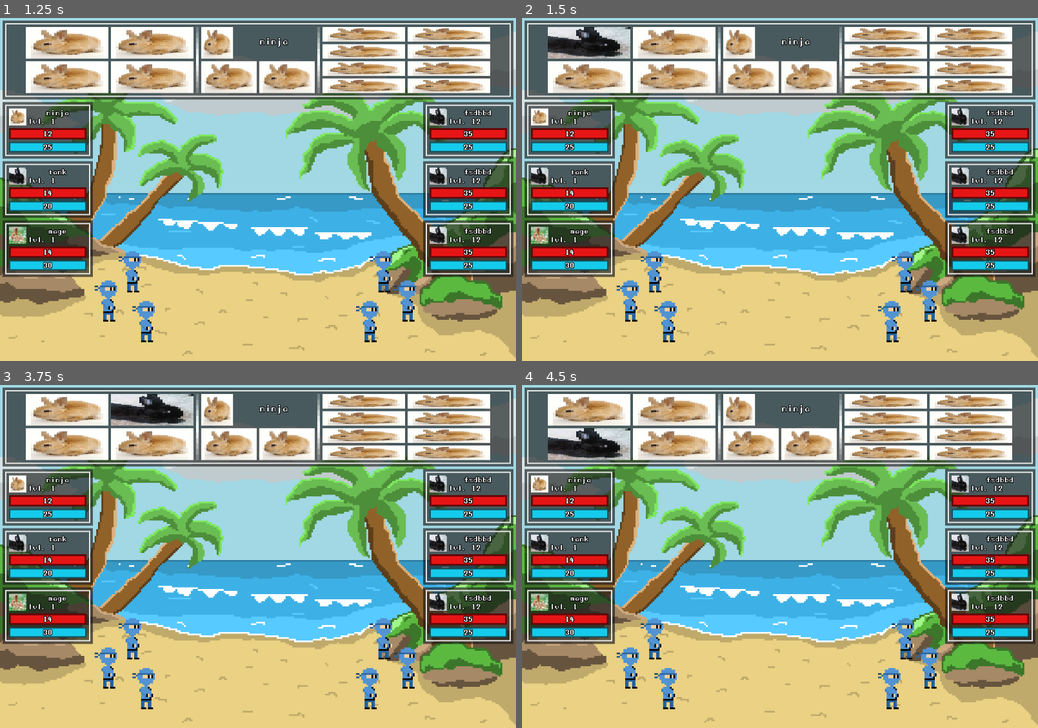
Above: before the commit, frames 1-4 (two rows, left to right).
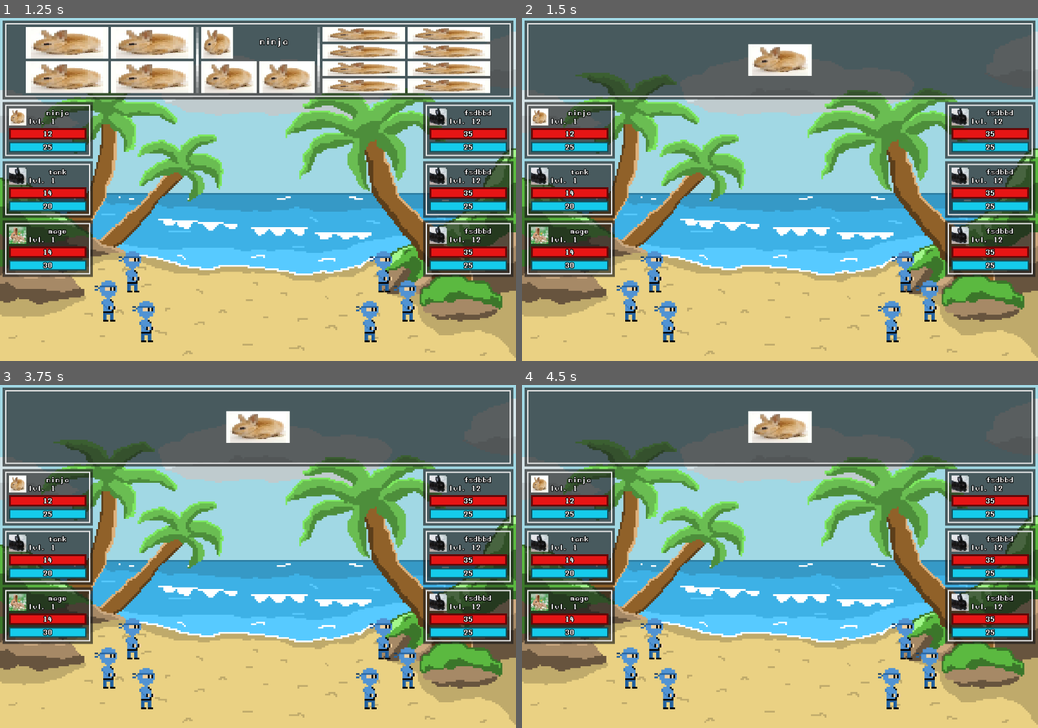
Above: after the commit, the same moments.

Repository: qwerty4u6/group-game
Game: Godot game, scene res://scenes/main.tscn
Same seed, same stepped clock (60 frames per second), same inputs: the game is played once before the commit and once after it.
Inputs (mouse positions are in pixels of both pictures, inside the frame that each line leads up to):
- Up to frame 1 (1.25 s): tap Enter (ui_accept) at 0.5, 0.6, 0.77, 1.07 s; move the mouse to (371, 172) at 0.52 s; hold D (move_right) from 0.53 s (still down); click (371, 172) at 0.67 s
- Up to frame 2 (1.5 s): release D (move_right) at 1.25 s; click (589, 42) at 1.27 s
- Up to frame 3 (3.75 s): click (258, 426) at 2.02 s; click (67, 409) at 2.77 s; click (154, 409) at 3.52 s
- Up to frame 4 (4.5 s): click (589, 443) at 4.27 s

Frame 1 is identical in both runs. In frame 2, 15% of the frame differs, in the area x 5-95%, y 2-22%; in frame 3, 15%; in frame 4, 15%.

Commit message:
worked more on Butto ns

Diff:
--- a/scenes/action_box.gd
+++ b/scenes/action_box.gd
@@ -3,6 +3,7 @@
 @onready var battle = get_parent()
 @onready var text_box = get_node("MarginContainer/TextBox")
 @onready var action_box = get_node("MarginContainer/ActionBox")
+@onready var back_box = get_node("MarginContainer/BackBox")
 @onready var empty_box = get_node("MarginContainer/EmptyBox")
 @onready var text_box_label = text_box.get_node("MarginContainer/Label")
 
@@ -15,35 +16,47 @@
 			text_box.hide()
 			action_box.show()
 			emit_signal("textbox_closed")
+			text_box_label.visible_characters = 0
 
 func to_textbox():
 	text_box.show()
 	action_box.hide()
+	back_box.hide()
 	empty_box.hide()
 
 func to_action_box(character = null):
 	text_box.hide()
 	action_box.show()
+	back_box.hide()
 	empty_box.hide()
 
 	if character != null:
 		action_box.get_node("MarginContainer/MainContainer/MiscContainer/NameLabel").text = character.name_text
 		action_box.get_node("MarginContainer/MainContainer/MiscContainer/TextureRect").texture = character.texture
 
+func to_back_box():
+	text_box.hide()
+	action_box.hide()
+	back_box.show()
+	empty_box.hide()
+
 func to_empty_box():
 	text_box.hide()
 	action_box.hide()
+	back_box.hide()
 	empty_box.show()
 
 func show_text(text):
 	to_textbox()
 	text_box.get_node("NextLabel").hide()
 
+	text_box_label.get_node("Timer").set_paused(false)
 	text_box_label.visible_characters = 0
 	text_box_label.get_node("Timer").start()
 	text_box_label.text = text
 
 	await text_done_displaying
+	text_box_label.get_node("Timer").set_paused(true)
 	text_box.get_node("NextLabel").show()
 	$AnimationPlayer.play("next arrow")
 
@@ -52,5 +65,21 @@
 	if text_box_label.visible_characters == text_box_label.text.length() + 1:
 		emit_signal("text_done_displaying")
 
-func _on__pressed():
-	print(battle)
+func _on_skill_1_pressed():
+	do_skill(1)
+
+func _on_skill_2_pressed():
+	do_skill(2)
+
+func _on_skill_3_pressed():
+	do_skill(3)
+
+func _on_skill_4_pressed():
+	do_skill(4)
+
+func _on_back_pressed():
+	to_action_box()
+
+func do_skill(i):
+	to_back_box()
+	print(i)
--- a/scenes/action_box.tscn
+++ b/scenes/action_box.tscn
@@ -126,6 +126,7 @@
 wait_time = 0.05
 
 [node name="ActionBox" type="Panel" parent="MarginContainer"]
+visible = false
 layout_mode = 2
 theme_override_styles/panel = SubResource("StyleBoxFlat_7vbk5")
 
@@ -151,36 +152,36 @@
 offset_bottom = 154.0
 theme_override_styles/panel = ExtResource("4_768yw")
 
-[node name="1" type="TextureButton" parent="MarginContainer/ActionBox/MarginContainer/MainContainer/SkillsContainer"]
-layout_mode = 0
-offset_right = 192.0
-offset_bottom = 74.0
-texture_normal = ExtResource("4_jxhro")
-texture_pressed = ExtResource("5_tm4qg")
-texture_hover = ExtResource("6_1cy2g")
-stretch_mode = 0
-
-[node name="2" type="TextureButton" parent="MarginContainer/ActionBox/MarginContainer/MainContainer/SkillsContainer"]
-layout_mode = 0
-offset_left = 198.0
-offset_right = 390.0
-offset_bottom = 74.0
-texture_normal = ExtResource("4_jxhro")
-texture_pressed = ExtResource("5_tm4qg")
-texture_hover = ExtResource("6_1cy2g")
-stretch_mode = 0
-
-[node name="3" type="TextureButton" parent="MarginContainer/ActionBox/MarginContainer/MainContainer/SkillsContainer"]
-layout_mode = 0
-offset_top = 80.0
-offset_right = 192.0
-offset_bottom = 154.0
-texture_normal = ExtResource("4_jxhro")
-texture_pressed = ExtResource("5_tm4qg")
-texture_hover = ExtResource("6_1cy2g")
-stretch_mode = 0
-
-[node name="4" type="TextureButton" parent="MarginContainer/ActionBox/MarginContainer/MainContainer/SkillsContainer"]
+[node name="Skill1" type="TextureButton" parent="MarginContainer/ActionBox/MarginContainer/MainContainer/SkillsContainer"]
+layout_mode = 0
+offset_right = 192.0
+offset_bottom = 74.0
+texture_normal = ExtResource("4_jxhro")
+texture_pressed = ExtResource("5_tm4qg")
+texture_hover = ExtResource("6_1cy2g")
+stretch_mode = 0
+
+[node name="Skill2" type="TextureButton" parent="MarginContainer/ActionBox/MarginContainer/MainContainer/SkillsContainer"]
+layout_mode = 0
+offset_left = 198.0
+offset_right = 390.0
+offset_bottom = 74.0
+texture_normal = ExtResource("4_jxhro")
+texture_pressed = ExtResource("5_tm4qg")
+texture_hover = ExtResource("6_1cy2g")
+stretch_mode = 0
+
+[node name="Skill3" type="TextureButton" parent="MarginContainer/ActionBox/MarginContainer/MainContainer/SkillsContainer"]
+layout_mode = 0
+offset_top = 80.0
+offset_right = 192.0
+offset_bottom = 154.0
+texture_normal = ExtResource("4_jxhro")
+texture_pressed = ExtResource("5_tm4qg")
+texture_hover = ExtResource("6_1cy2g")
+stretch_mode = 0
+
+[node name="Skill4" type="TextureButton" parent="MarginContainer/ActionBox/MarginContainer/MainContainer/SkillsContainer"]
 layout_mode = 0
 offset_left = 198.0
 offset_top = 80.0
@@ -250,7 +251,7 @@
 offset_bottom = 154.0
 theme_override_styles/panel = ExtResource("4_768yw")
 
-[node name="1" type="TextureButton" parent="MarginContainer/ActionBox/MarginContainer/MainContainer/ItemsContainer"]
+[node name="Item1" type="TextureButton" parent="MarginContainer/ActionBox/MarginContainer/MainContainer/ItemsContainer"]
 layout_mode = 0
 offset_right = 192.0
 offset_bottom = 34.0
@@ -259,7 +260,7 @@
 texture_hover = ExtResource("6_1cy2g")
 stretch_mode = 0
 
-[node name="2" type="TextureButton" parent="MarginContainer/ActionBox/MarginContainer/MainContainer/ItemsContainer"]
+[node name="Item2" type="TextureButton" parent="MarginContainer/ActionBox/MarginContainer/MainContainer/ItemsContainer"]
 layout_mode = 0
 offset_left = 198.0
 offset_right = 390.0
@@ -269,7 +270,7 @@
 texture_hover = ExtResource("6_1cy2g")
 stretch_mode = 0
 
-[node name="3" type="TextureButton" parent="MarginContainer/ActionBox/MarginContainer/MainContainer/ItemsContainer"]
+[node name="Item3" type="TextureButton" parent="MarginContainer/ActionBox/MarginContainer/MainContainer/ItemsContainer"]
 layout_mode = 0
 offset_top = 40.0
 offset_right = 192.0
@@ -279,7 +280,7 @@
 texture_hover = ExtResource("6_1cy2g")
 stretch_mode = 0
 
-[node name="4" type="TextureButton" parent="MarginContainer/ActionBox/MarginContainer/MainContainer/ItemsContainer"]
+[node name="Item4" type="TextureButton" parent="MarginContainer/ActionBox/MarginContainer/MainContainer/ItemsContainer"]
 layout_mode = 0
 offset_left = 198.0
 offset_top = 40.0
@@ -290,7 +291,7 @@
 texture_hover = ExtResource("6_1cy2g")
 stretch_mode = 0
 
-[node name="5" type="TextureButton" parent="MarginContainer/ActionBox/MarginContainer/MainContainer/ItemsContainer"]
+[node name="Item5" type="TextureButton" parent="MarginContainer/ActionBox/MarginContainer/MainContainer/ItemsContainer"]
 layout_mode = 0
 offset_top = 80.0
 offset_right = 192.0
@@ -300,7 +301,7 @@
 texture_hover = ExtResource("6_1cy2g")
 stretch_mode = 0
 
-[node name="6" type="TextureButton" parent="MarginContainer/ActionBox/MarginContainer/MainContainer/ItemsContainer"]
+[node name="Item6" type="TextureButton" parent="MarginContainer/ActionBox/MarginContainer/MainContainer/ItemsContainer"]
 layout_mode = 0
 offset_left = 198.0
 offset_top = 80.0
@@ -311,7 +312,7 @@
 texture_hover = ExtResource("6_1cy2g")
 stretch_mode = 0
 
-[node name="7" type="TextureButton" parent="MarginContainer/ActionBox/MarginContainer/MainContainer/ItemsContainer"]
+[node name="Item7" type="TextureButton" parent="MarginContainer/ActionBox/MarginContainer/MainContainer/ItemsContainer"]
 layout_mode = 0
 offset_top = 120.0
 offset_right = 192.0
@@ -321,7 +322,7 @@
 texture_hover = ExtResource("6_1cy2g")
 stretch_mode = 0
 
-[node name="8" type="TextureButton" parent="MarginContainer/ActionBox/MarginContainer/MainContainer/ItemsContainer"]
+[node name="Item8" type="TextureButton" parent="MarginContainer/ActionBox/MarginContainer/MainContainer/ItemsContainer"]
 layout_mode = 0
 offset_left = 198.0
 offset_top = 120.0
@@ -346,10 +347,45 @@
 offset_bottom = 154.0
 texture = ExtResource("8_kootn")
 
+[node name="BackBox" type="Panel" parent="MarginContainer"]
+layout_mode = 2
+theme_override_styles/panel = SubResource("StyleBoxFlat_7vbk5")
+
+[node name="MarginContainer" type="MarginContainer" parent="MarginContainer/BackBox"]
+layout_mode = 1
+anchors_preset = 15
+anchor_right = 1.0
+anchor_bottom = 1.0
+grow_horizontal = 2
+grow_vertical = 2
+theme_override_constants/margin_left = 48
+theme_override_constants/margin_top = 30
+theme_override_constants/margin_right = 48
+theme_override_constants/margin_bottom = 30
+
+[node name="MainContainer" type="Panel" parent="MarginContainer/BackBox/MarginContainer"]
+layout_mode = 2
+theme_override_styles/panel = ExtResource("4_768yw")
+
+[node name="Back" type="TextureButton" parent="MarginContainer/BackBox/MarginContainer/MainContainer"]
+layout_mode = 2
+offset_left = 466.0
+offset_top = 19.0
+offset_right = 614.0
+offset_bottom = 93.0
+texture_normal = ExtResource("4_jxhro")
+texture_pressed = ExtResource("5_tm4qg")
+texture_hover = ExtResource("6_1cy2g")
+stretch_mode = 0
+
 [node name="EmptyBox" type="Panel" parent="MarginContainer"]
 visible = false
 layout_mode = 2
 theme_override_styles/panel = SubResource("StyleBoxFlat_7vbk5")
 
 [connection signal="timeout" from="MarginContainer/TextBox/MarginContainer/Label/Timer" to="." method="_on_timer_timeout"]
-[connection signal="pressed" from="MarginContainer/ActionBox/MarginContainer/MainContainer/SkillsContainer/1" to="." method="_on__pressed"]
+[connection signal="pressed" from="MarginContainer/ActionBox/MarginContainer/MainContainer/SkillsContainer/Skill1" to="." method="_on_skill_1_pressed"]
+[connection signal="pressed" from="MarginContainer/ActionBox/MarginContainer/MainContainer/SkillsContainer/Skill2" to="." method="_on_skill_2_pressed"]
+[connection signal="pressed" from="MarginContainer/ActionBox/MarginContainer/MainContainer/SkillsContainer/Skill3" to="." method="_on_skill_3_pressed"]
+[connection signal="pressed" from="MarginContainer/ActionBox/MarginContainer/MainContainer/SkillsContainer/Skill4" to="." method="_on_skill_4_pressed"]
+[connection signal="pressed" from="MarginContainer/BackBox/MarginContainer/MainContainer/Back" to="." method="_on_back_pressed"]
--- a/scenes/char_stat_display.tscn
+++ b/scenes/char_stat_display.tscn
@@ -207,8 +207,8 @@
 anchor_right = 1.0
 anchor_bottom = 1.0
 offset_left = 125.0
-offset_right = 1595.0
-offset_bottom = 924.0
+offset_right = 1805.0
+offset_bottom = 1056.0
 grow_horizontal = 2
 grow_vertical = 2
 theme_override_colors/font_outline_color = Color(0, 0, 0, 1)
